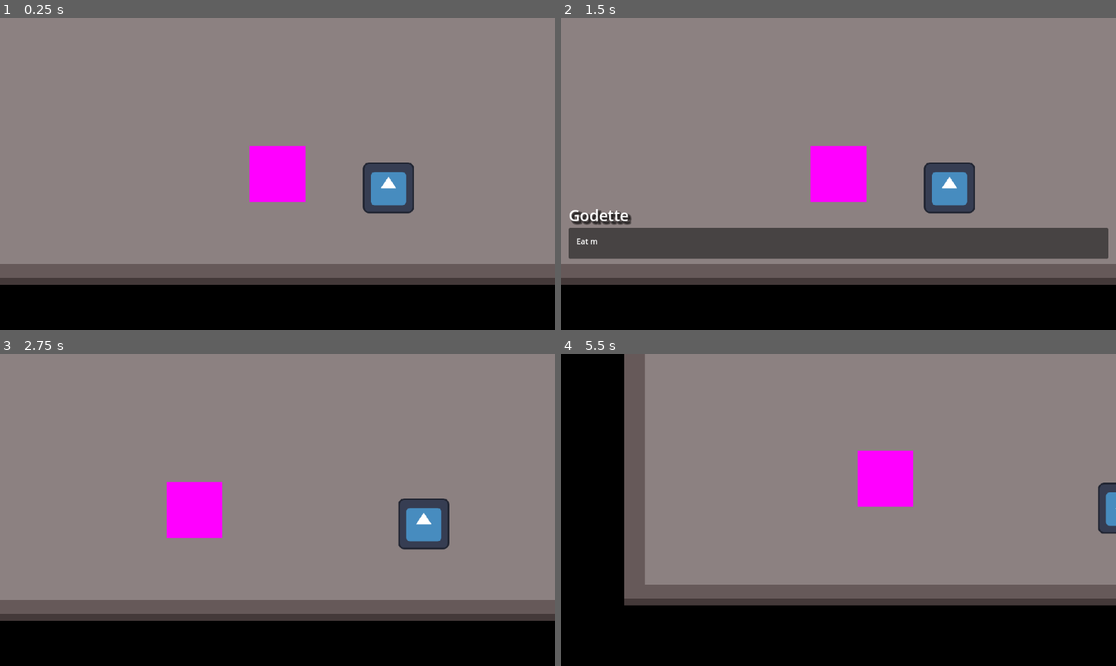
Above: before the commit, frames 1-4 (two rows, left to right).
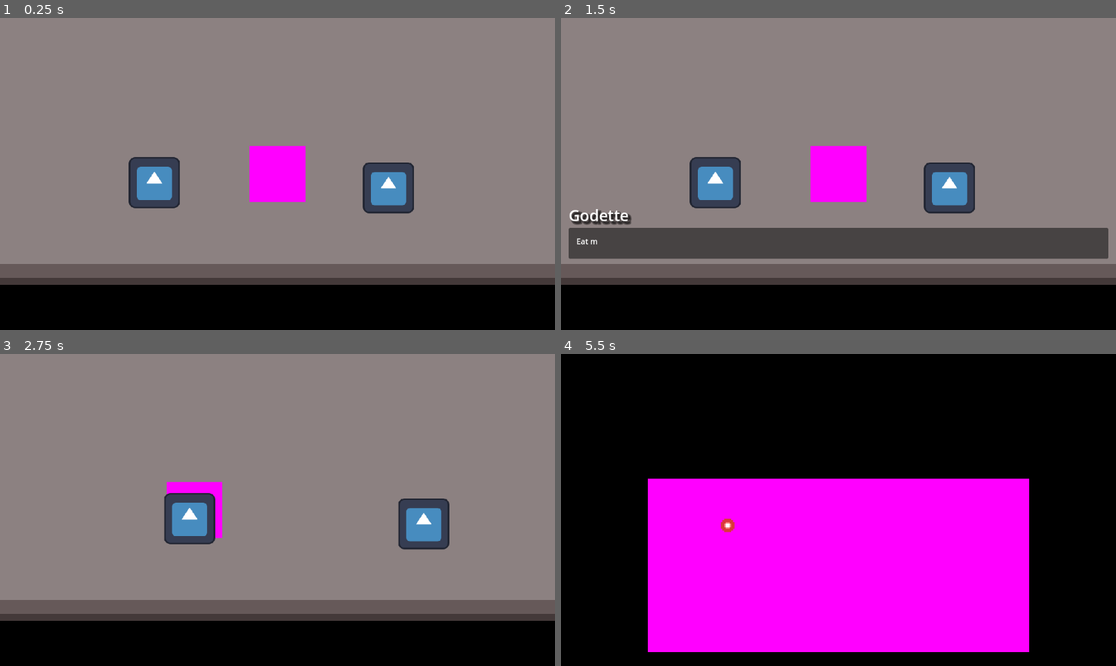
Above: after the commit, the same moments.

Repository: benfrankel/godot-wild-jam-63
Game: Godot game, scene res://scenes/viewport_management.tscn
Same seed, same stepped clock (60 frames per second), same inputs: the game is played once before the commit and once after it. The engine's default icon, where the game draws it, is replaced by a stand-in: a white triangle on a blue panel in a dark square.
Inputs (mouse positions are in pixels of both pictures, inside the frame that each line leads up to):
- Up to frame 1 (0.25 s): no input
- Up to frame 2 (1.5 s): tap Enter at 0.5 s; move the mouse to (810, 236) at 0.52 s; hold E (interact) 0.53-1.28 s; hold Up (up) from 0.53 s (still down); tap Space at 1.25 s; move the mouse to (1005, 220) at 1.27 s; tap E (interact) at 1.35 s
- Up to frame 3 (2.75 s): move the mouse to (111, 463) at 2.02 s; release Up (up) at 2.03 s; hold Left (left) from 2.03 s (still down); hold E (interact) from 2.03 s (still down)
- Up to frame 4 (5.5 s): move the mouse to (866, 510) at 2.77 s; release E (interact) at 2.78 s; tap E (interact) at 2.85, 4.35 s; move the mouse to (755, 432) at 3.52 s; release Left (left) at 3.53 s; hold Down (down) 3.53-4.28 s; hold E (interact) 3.53-4.28 s; tap Enter at 4.25 s; move the mouse to (960, 494) at 4.27 s; hold Right (right) 4.28-5.03 s; move the mouse to (727, 525) at 5.02 s; hold Up (up) from 5.03 s (still down); hold E (interact) from 5.03 s (still down)

The runs differ from the first frame. In frame 1, 1.5% of the frame differs, in the area x 23-33%, y 44-62%; in frame 2, 1.5%; in frame 3, 1.5%; in frame 4, 81%, in the area x 11-100%, y 0-96%.

Commit message:
Add temporary combat NPC

Diff:
--- /dev/null
+++ b/scenes/interaction_system/combat_component.gd
@@ -0,0 +1,5 @@
+extends InteractionComponent
+
+
+func _interact() -> void:
+	GameManager.enter_combat("")
--- a/scenes/overworld/rooms/room1.tscn
+++ b/scenes/overworld/rooms/room1.tscn
@@ -1,10 +1,11 @@
-[gd_scene load_steps=7 format=3 uid="uid://dnmynnpbigm2p"]
+[gd_scene load_steps=8 format=3 uid="uid://dnmynnpbigm2p"]
 
 [ext_resource type="PackedScene" uid="uid://oi3ugssh6kxs" path="res://scenes/overworld/templates/room_template.tscn" id="1_xocug"]
 [ext_resource type="Texture2D" uid="uid://m6n5g13uniq5" path="res://assets/icon.svg" id="3_gdwwu"]
 [ext_resource type="PackedScene" uid="uid://c3aj4q7x1mqan" path="res://scenes/overworld/transport/door.tscn" id="4_onw6f"]
 [ext_resource type="Script" path="res://scenes/interaction_system/dialog_component.gd" id="6_5xur2"]
 [ext_resource type="Resource" uid="uid://b2v7reuxvw5v1" path="res://scenes/dialog_system/data/TestDialog.tres" id="6_fw342"]
+[ext_resource type="Script" path="res://scenes/interaction_system/combat_component.gd" id="6_hs42k"]
 
 [sub_resource type="RectangleShape2D" id="RectangleShape2D_75wn5"]
 size = Vector2(130.435, 130.435)
@@ -32,3 +33,16 @@
 
 [node name="CollisionShape2D" type="CollisionShape2D" parent="NPC/DialogComponent" index="0"]
 shape = SubResource("RectangleShape2D_75wn5")
+
+[node name="NPC2" type="Sprite2D" parent="." index="4"]
+position = Vector2(-71, 5)
+scale = Vector2(0.23, 0.23)
+texture = ExtResource("3_gdwwu")
+
+[node name="CombatComponent" type="Area2D" parent="NPC2" index="0"]
+collision_layer = 2
+collision_mask = 2
+script = ExtResource("6_hs42k")
+
+[node name="CollisionShape2D" type="CollisionShape2D" parent="NPC2/CombatComponent" index="0"]
+shape = SubResource("RectangleShape2D_75wn5")
